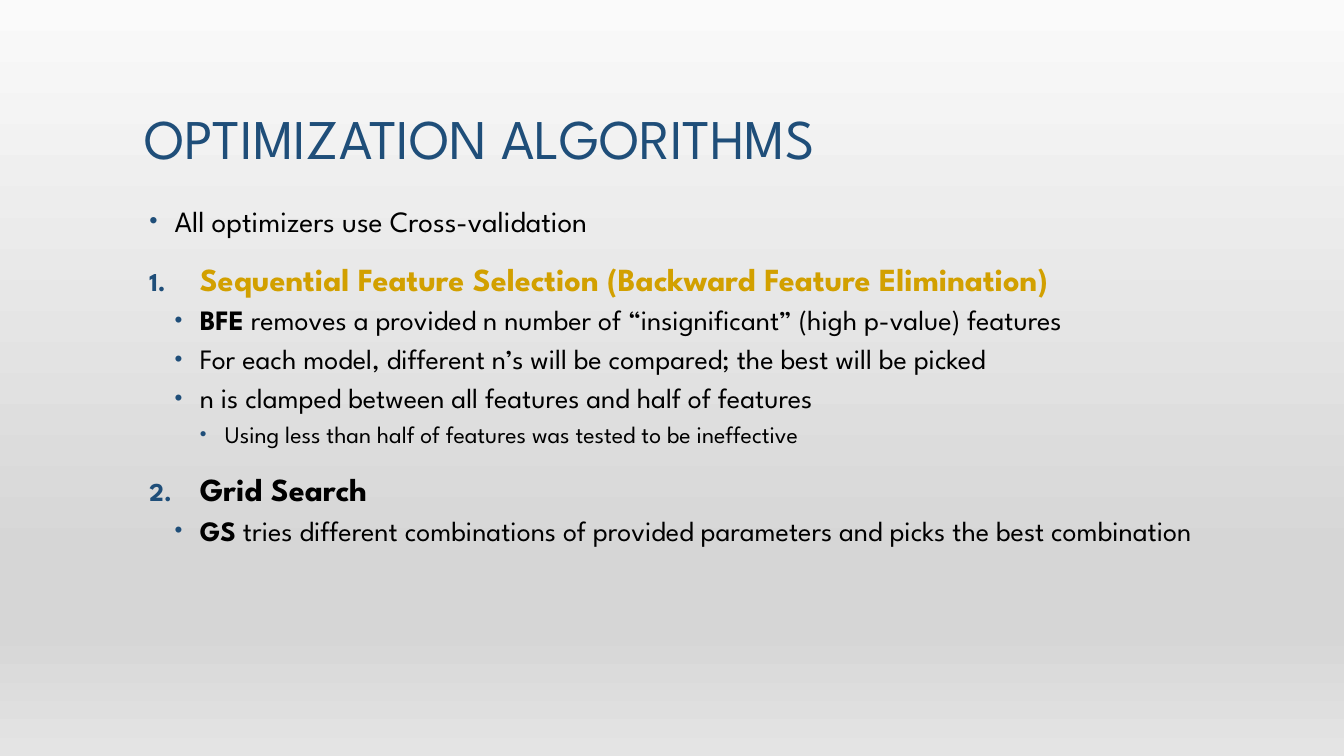
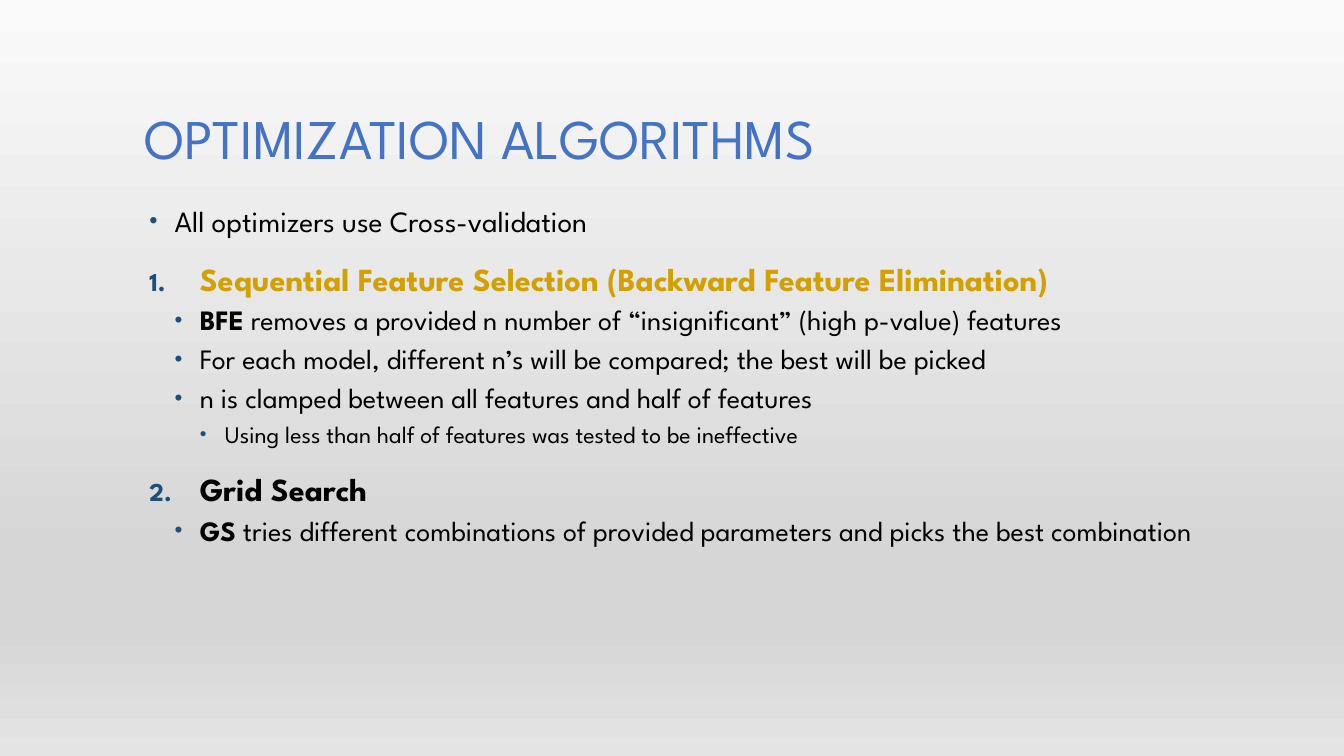
Before and after one commit to TMK04/mldp-project, a slide deck: slide 7 of documents/Slides.pptx. Drawn at 1344x756 pixels with LibreOffice and Linux fonts; fonts in the diff are those of the drawing. Boxes give left, top, right and bottom in pixels: in the first picture for what was removed or moved away, otherwise in the second. Text is boxed around its words. In the diff, an @@ line names an element or a change of style, - is before the commit and + after.

```diff
--- a/documents/Slides.pptx
+++ b/documents/Slides.pptx
@@ title "OPTIMIZATION ALGORITHMS" at (144,121,815,160): text colour #1F4E79 to #4472C4 @@
```
Also in this commit, not shown: 7 other slides changed, 1 slide added, 1 slide removed, 4 other files.
